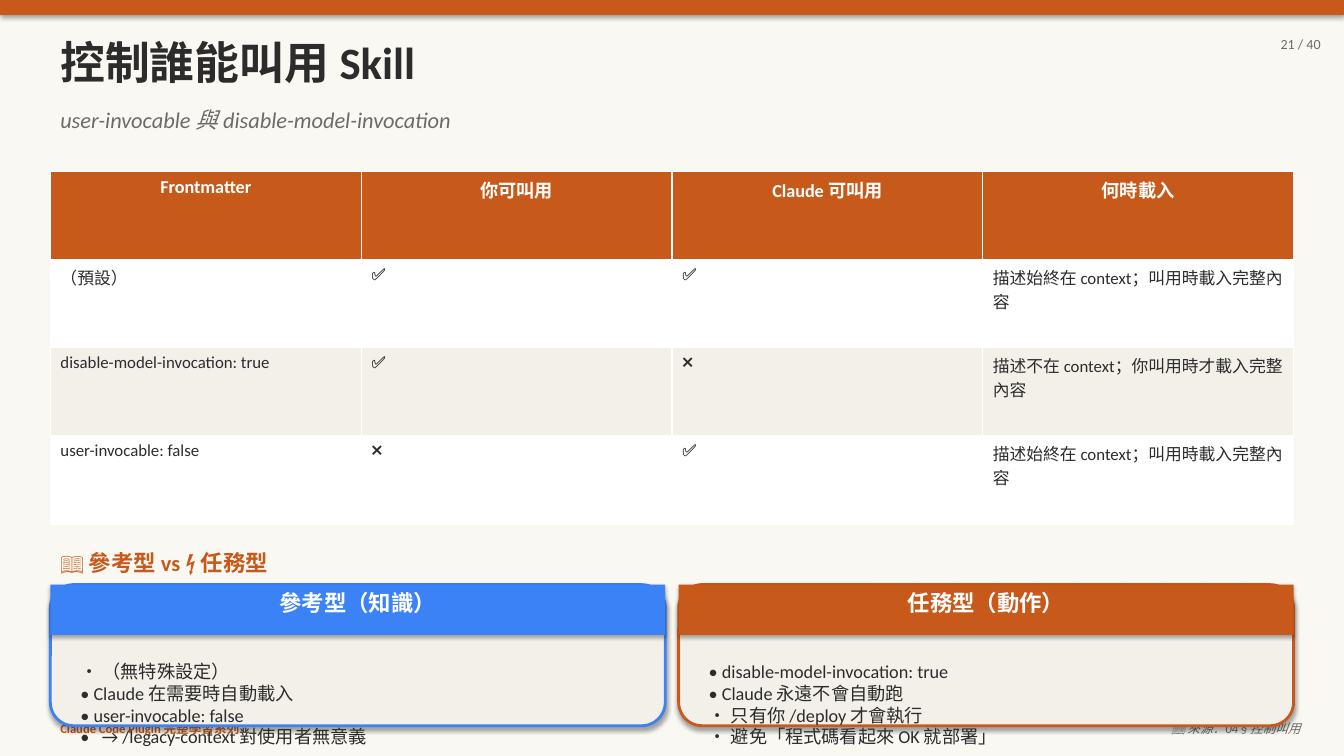
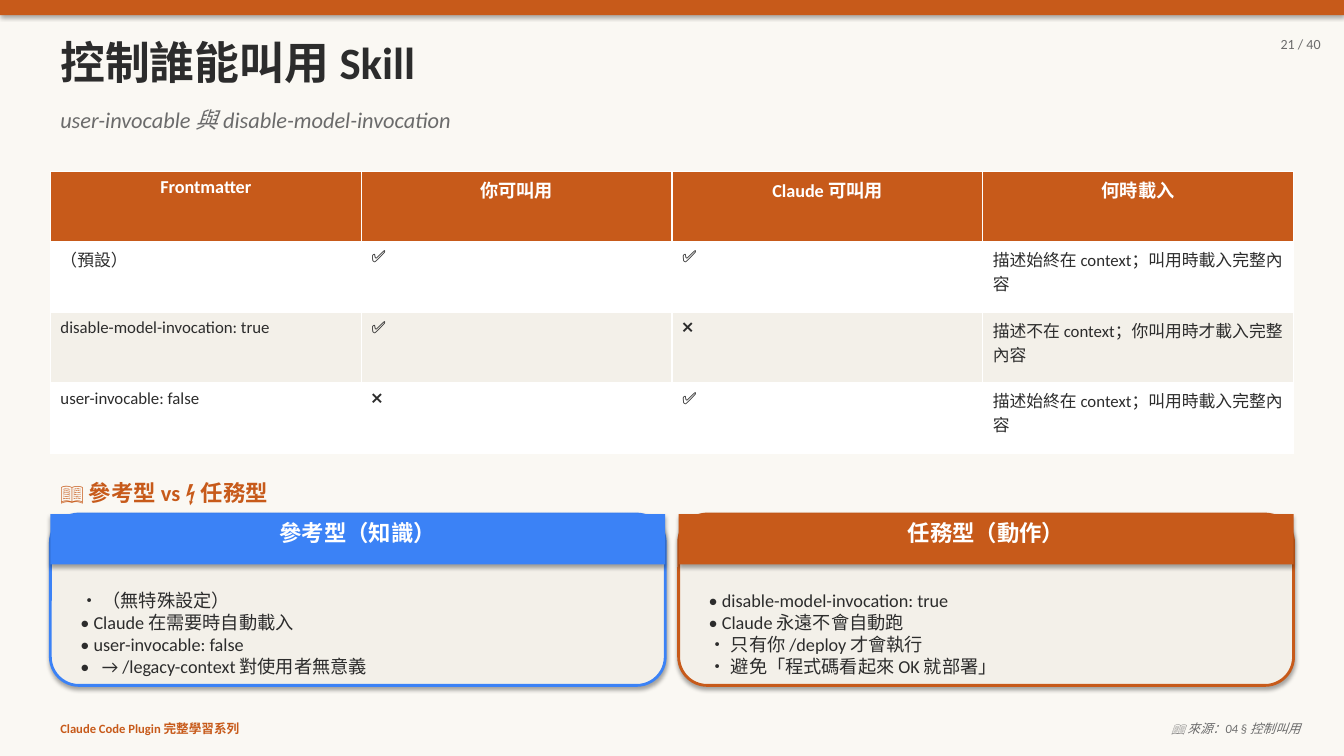
Before and after one commit to kcf7012/pi-proj, a slide deck: slide 21 of 04-skills.pptx. Drawn at 1344x756 pixels with LibreOffice and Linux fonts; fonts in the diff are those of the drawing. Boxes give left, top, right and bottom in pixels: in the first picture for what was removed or moved away, otherwise in the second. Text is boxed around its words. In the diff, an @@ line names an element or a change of style, - is before the commit and + after.

```diff
--- a/04-skills.pptx
+++ b/04-skills.pptx
@@ table: place and size @@
-table at [50,171,1293,524]
+table at [50,171,1293,454]
@@ rounded rectangle: place and size @@
-rounded rectangle at [50,585,665,726]
+rounded rectangle at [50,514,665,686]
@@ 3 texts, 2 rectangles: place and size @@
-3 texts, 2 rectangles at [50,552,1294,635]
+3 texts, 2 rectangles at [50,482,1294,565]
@@ rounded rectangle: place and size @@
-rounded rectangle at [679,585,1294,726]
+rounded rectangle at [679,514,1294,686]
@@ text "• （無特殊設定）": place and size @@
-text "• （無特殊設定）" at [94,662,367,749]
+text "• （無特殊設定）" at [94,591,367,676]
@@ text "• disable-model-invocation: true": place and size @@
-text "• disable-model-invocation: true" at [722,665,997,749]
+text "• disable-model-invocation: true" at [722,594,997,675]
```
Also in this commit, not shown: 3 other files.
